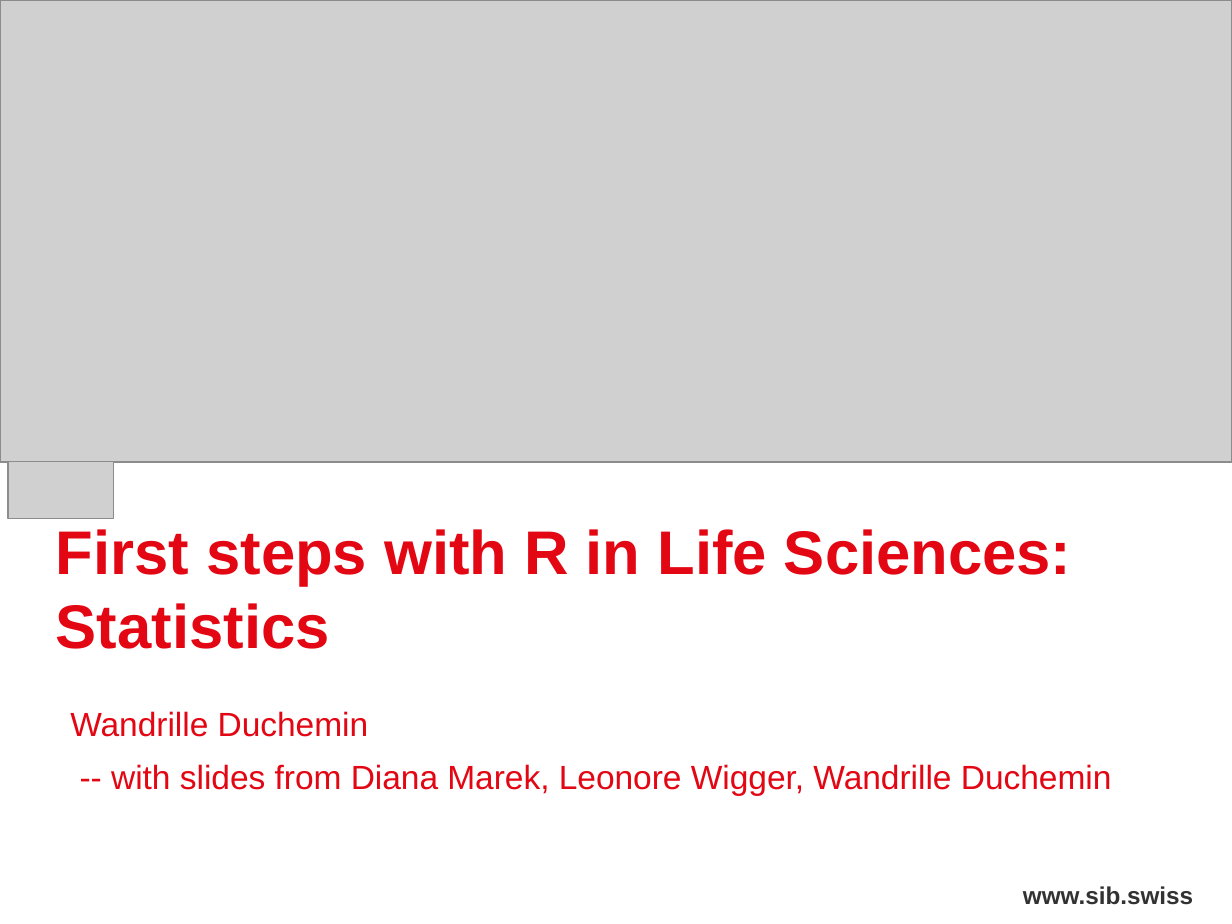
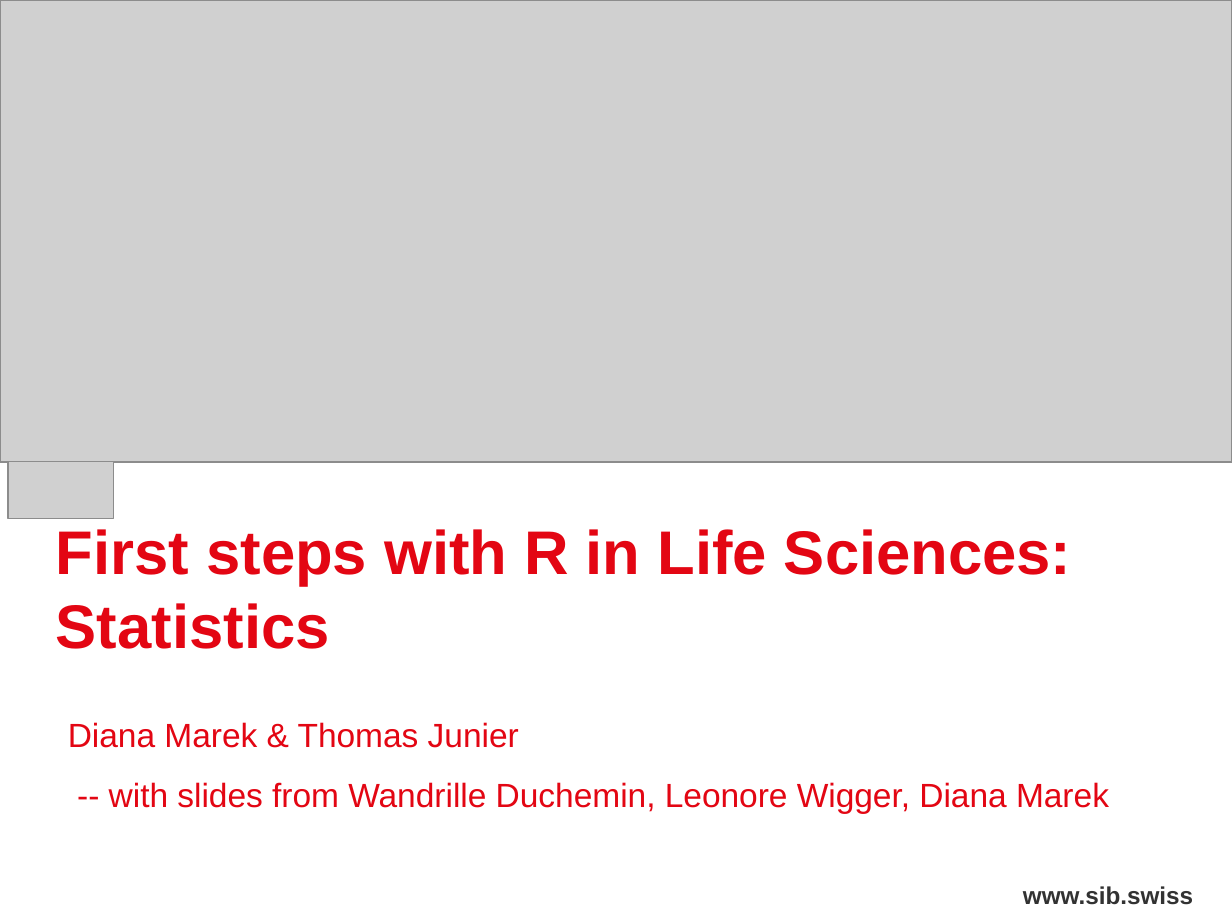
Before and after one commit to sib-swiss/first-steps-with-R-training, a slide deck: slide 1 of assets/pptx/First-steps-with-R_day2_afternoon.pptx. Drawn at 1232x924 pixels with LibreOffice and Linux fonts; fonts in the diff are those of the drawing; grey boxes stand for pictures; background and template pictures are left out. Boxes give left, top, right and bottom in pixels: in the first picture for what was removed or moved away, otherwise in the second. Text is boxed around its words. In the diff, an @@ line names an element or a change of style, - is before the commit and + after.

```diff
--- a/assets/pptx/First-steps-with-R_day2_afternoon.pptx
+++ b/assets/pptx/First-steps-with-R_day2_afternoon.pptx
@@ text at [68,722,1109,814]: text changed @@
-Wandrille Duchemin
--- with slides from Diana Marek, Leonore Wigger, Wandrille Duchemin
+Diana Marek & Thomas Junier
+-- with slides from Wandrille Duchemin, Leonore Wigger, Diana Marek
```
Also in this commit, not shown: 7 other slides changed, 1 other file.
